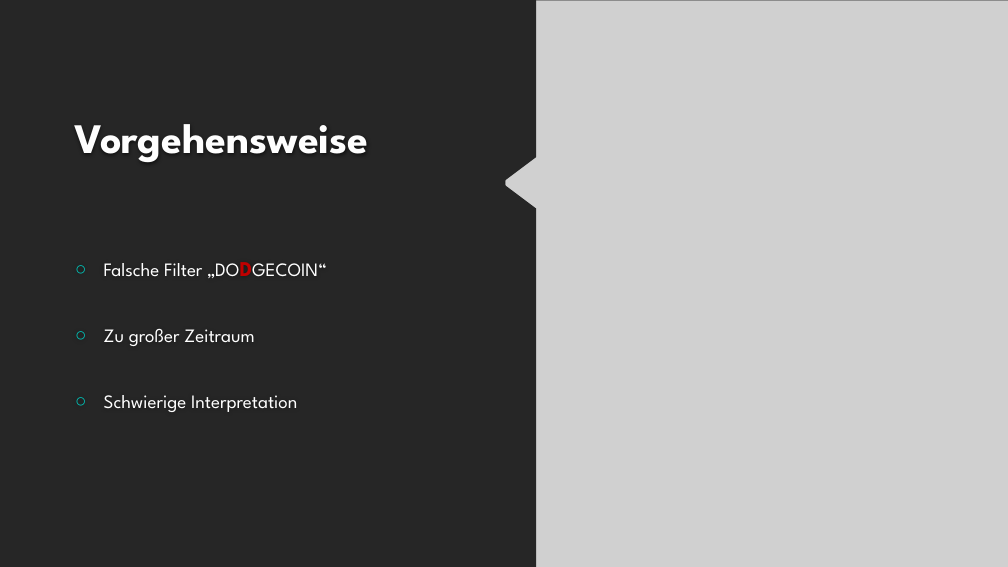
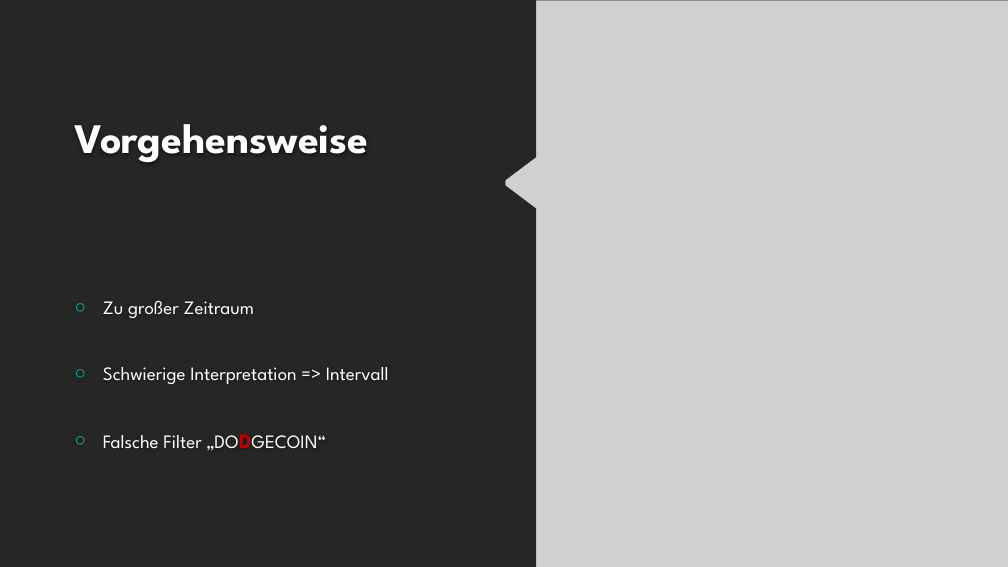
Before and after one commit to alphaname007/BigDataBandits, a slide deck: slide 8 of Presentation.pptx (slide 6 before the commit). Drawn at 1008x567 pixels with LibreOffice and Linux fonts; fonts in the diff are those of the drawing; grey boxes stand for pictures; background and template pictures are left out. Boxes give left, top, right and bottom in pixels: in the first picture for what was removed or moved away, otherwise in the second. Text is boxed around its words. In the diff, an @@ line names an element or a change of style, - is before the commit and + after.

```diff
--- a/Presentation.pptx
+++ b/Presentation.pptx
@@ text at [103,301,389,384]: paragraphs added @@
+○ Zu großer Zeitraum
+○ Schwierige Interpretation => Intervall
@@ text at [104,329,297,412]: paragraphs removed @@
-○ Zu großer Zeitraum
-○ Schwierige Interpretation
```
Also in this commit, not shown: 3 slides added.
